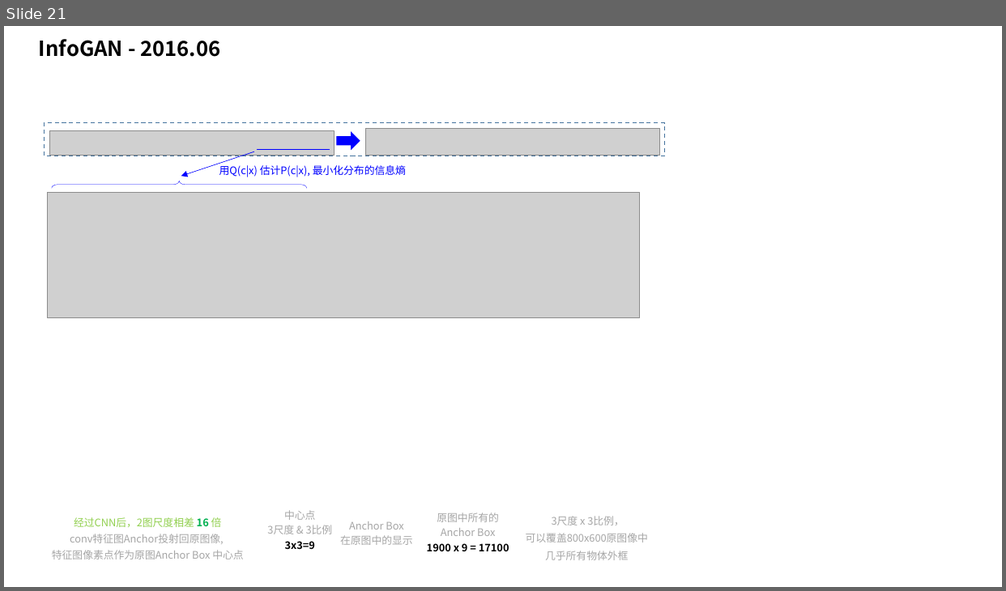
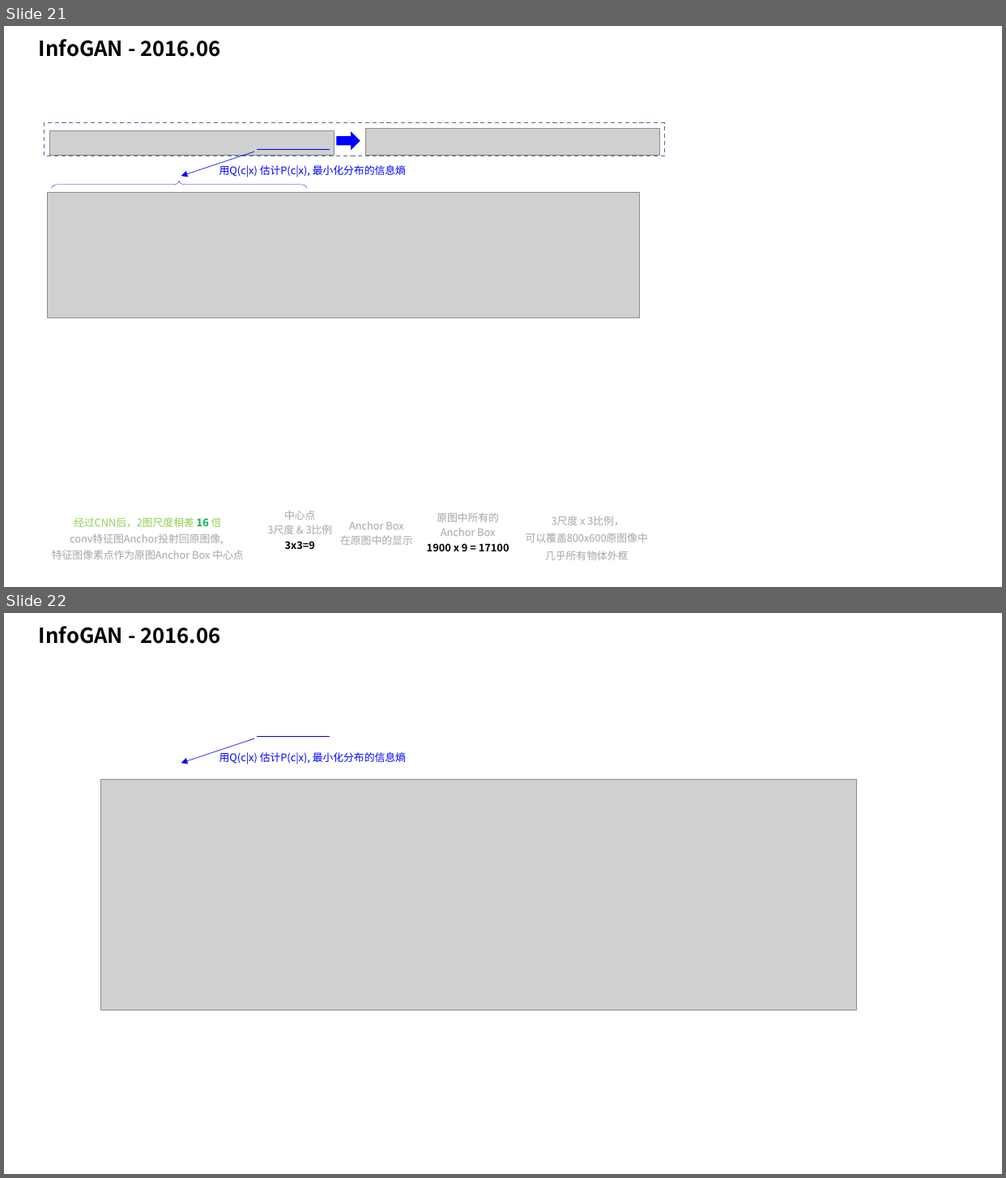
Before and after one commit to taylorguo/GAN_Understanding_Practicing, a slide deck: GAN_Understanding/GANunderstanding.pptx. Shown one above the other, each under a label of ours: slide 21 before the commit, slides 21 and 22 after it. The pictures are 1006x591 and 1006x1178 pixels, drawn with LibreOffice and Linux fonts; fonts in the diff are those of the drawing; grey boxes stand for pictures. Boxes give left, top, right and bottom in pixels: in the first picture for what was removed or moved away, otherwise in the second. Text is boxed around its words. In the diff, an @@ line names an element or a change of style, - is before the commit and + after.

```diff
--- a/GAN_Understanding/GANunderstanding.pptx
+++ b/GAN_Understanding/GANunderstanding.pptx
@@ slide 22 added at bbox=[4, 613, 1002, 1174], background #FFFFFF @@
@@ text added at bbox=[39, 626, 220, 644], 20 pt, text #000000, bold @@
+InfoGAN - 2016.06
@@ arrow added from (254, 739) to (181, 763), #0000FF 0.5 pt @@
@@ text added at bbox=[219, 750, 406, 764], 10 pt, text #0000FF @@
+用Q(c|x) 估计P(c|x), 最小化分布的信息熵
@@ line added from (257, 736) to (330, 736), #0000FF 0.75 pt @@
@@ picture added at bbox=[100, 780, 857, 1011] @@
```
Also in this commit, not shown: 1 other file.
